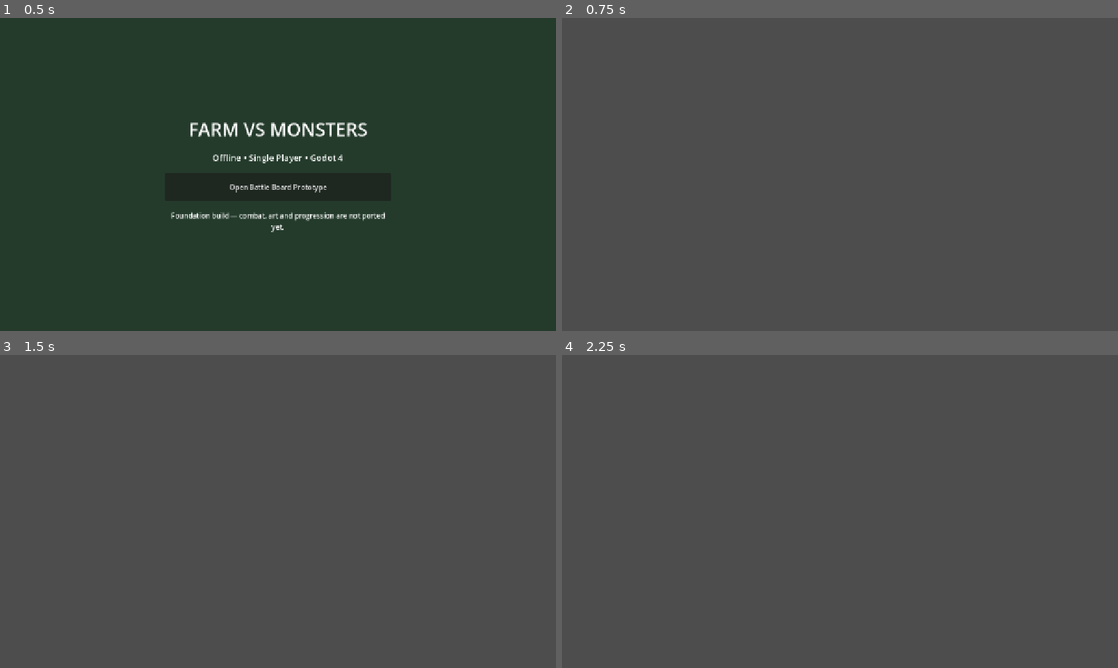
Above: before the commit, frames 1-4 (two rows, left to right).
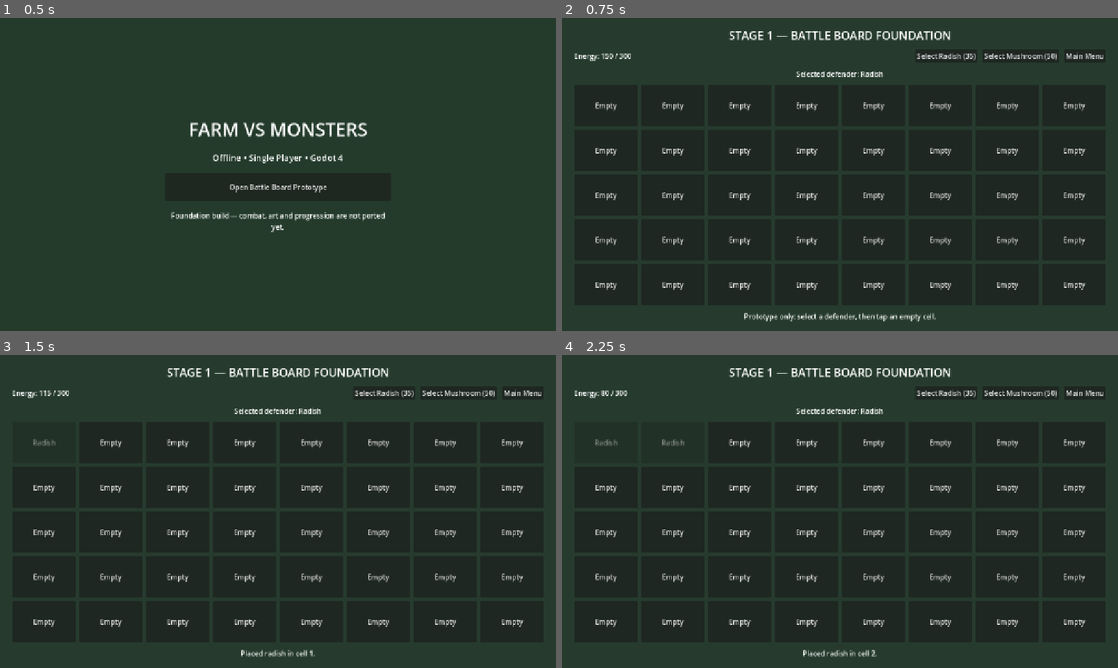
Above: after the commit, the same moments.

Repository: waelkamira/FarmVsMonsters
Game: Godot game, scene res://scenes/main.tscn
The game is run twice, just before and just after one commit, with the same random seed, the same clock (stepped at 60 frames per second) and the same inputs.
Inputs (mouse positions are in pixels of both pictures, inside the frame that each line leads up to):
- Up to frame 1 (0.5 s): no input
- Up to frame 2 (0.75 s): click "Open Battle Board Prototype" at 0.5 s
- Up to frame 3 (1.5 s): click (44, 442) at 1.25 s, where only the run after the commit has a clickable "Empty"
- Up to frame 4 (2.25 s): click (673, 442) at 2 s, where only the run after the commit has a clickable "Empty"

Frame 1 is identical in both runs. In frame 2, 99% of the frame differs, in the area x 0-100%, y 0-100%; in frame 3, 99%; in frame 4, 99%.
Error before the commit: Parse Error: Static function "apply_energy_delta()" not found in base "PhaseOneRules". (res://scripts/battle_prototype.gd:113)

Commit message:
Restore capped energy helper and mushroom ID compatibility

Diff:
--- a/godot/scripts/phase_one_rules.gd
+++ b/godot/scripts/phase_one_rules.gd
@@ -86,7 +86,11 @@
 	return column >= 0 and column < BOARD_COLUMNS and row >= 0 and row < BOARD_ROWS
 
 static func plant_cost(plant_id: String) -> int:
-	return int(PLANTS.get(plant_id, {}).get("planting_energy_cost", -1))
+	var normalized_id: String = "mushroom" if plant_id == "energy_mushroom" else plant_id
+	return int(PLANTS.get(normalized_id, {}).get("planting_energy_cost", -1))
+
+static func apply_energy_delta(current: int, delta: int) -> int:
+	return clampi(current + delta, 0, MAX_ENERGY)
 
 static func total_stage_one_monsters() -> int:
 	var total := 0
